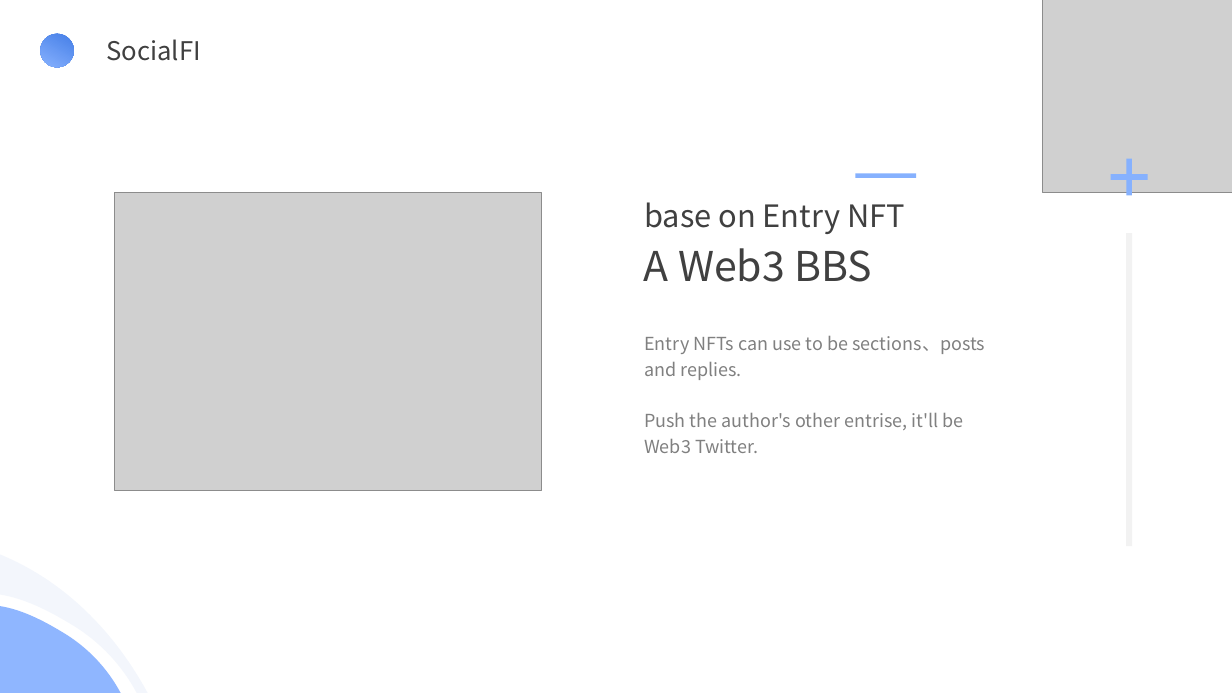
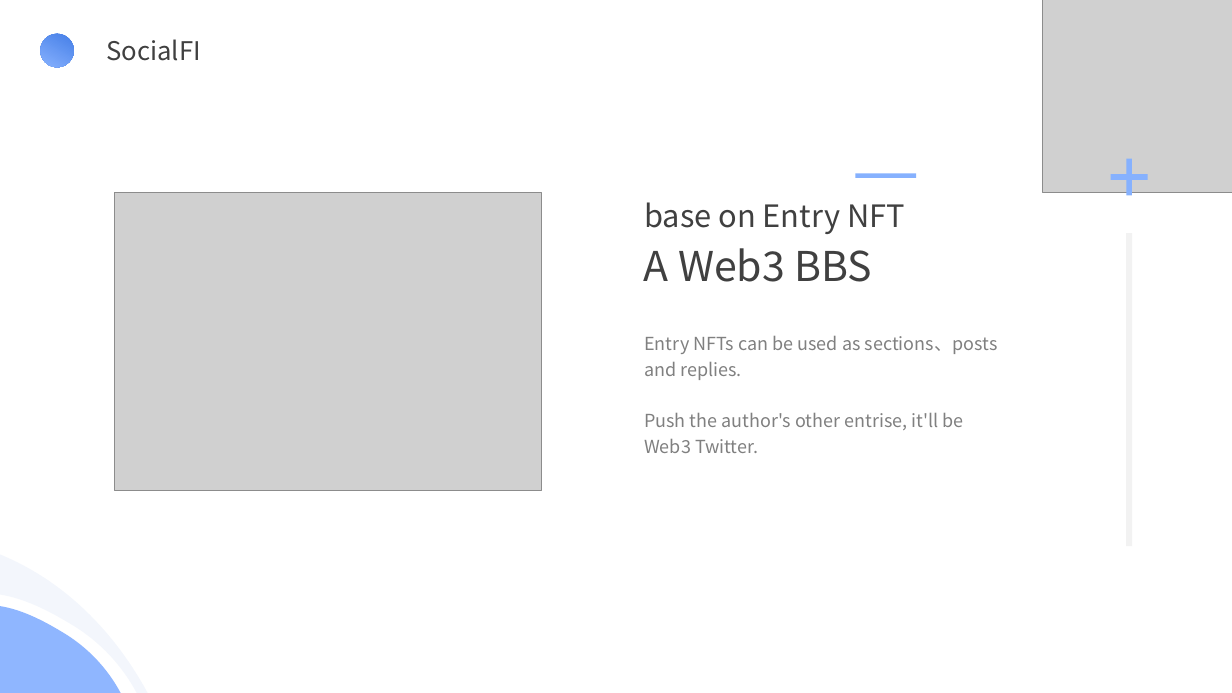
Before and after one commit to MetapoLabs/metapo-docs, a slide deck: slide 12 of Metapo.pptx. Drawn at 1232x693 pixels with LibreOffice and Linux fonts; fonts in the diff are those of the drawing; grey boxes stand for pictures. Boxes give left, top, right and bottom in pixels: in the first picture for what was removed or moved away, otherwise in the second. Text is boxed around its words. In the diff, an @@ line names an element or a change of style, - is before the commit and + after.

```diff
--- a/Metapo.pptx
+++ b/Metapo.pptx
@@ text at (x1=644, y1=336, x2=998, y2=380): text changed @@
-Entry NFTs can use to be sections、posts and replies.
+Entry NFTs can be used as sections、posts and replies.
```
Also in this commit, not shown: 10 other slides changed.
